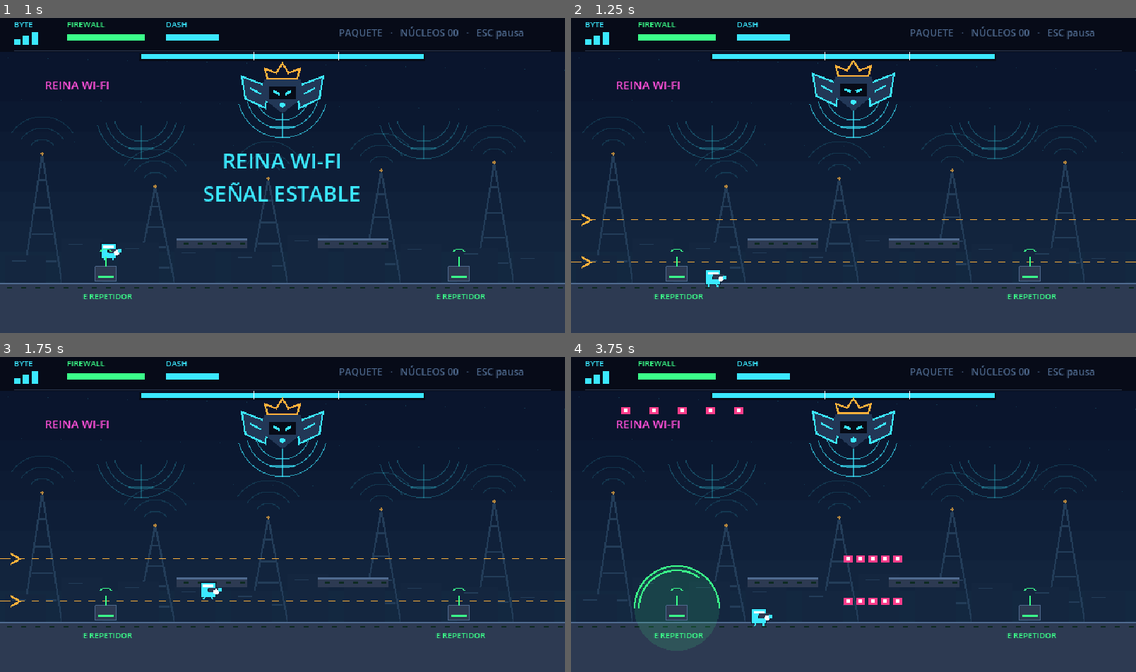
Above: before the commit, frames 1-4 (two rows, left to right).
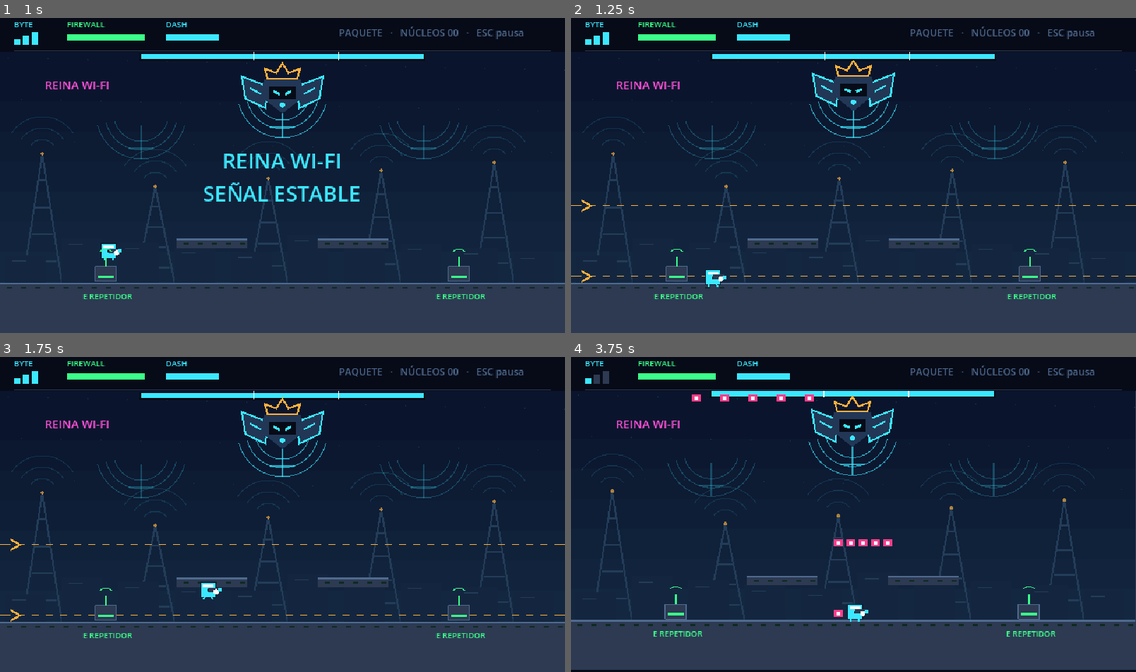
Above: after the commit, the same moments.

Repository: Cristhian-S1/packet-quest
Game: Godot game, scene res://scenes/bosses/WifiQueenBoss.tscn
The game is run twice, just before and just after one commit, with the same random seed, the same clock (stepped at 60 frames per second) and the same inputs. This scene is started directly instead of the project's main scene.
Inputs (mouse positions are in pixels of both pictures, inside the frame that each line leads up to):
- Up to frame 1 (1 s): tap Enter at 0.5 s; move the mouse to (406, 159) at 0.52 s; hold D (move_right) from 0.53 s (still down); tap S (aim_down) at 0.6 s; click (406, 159) at 0.67 s; tap Space (jump) at 0.77 s
- Up to frame 2 (1.25 s): keep holding D (move_right)
- Up to frame 3 (1.75 s): keep holding D (move_right); move the mouse to (169, 530) at 1.27 s; tap W (aim_up) at 1.35 s; tap Space (jump) at 1.52 s
- Up to frame 4 (3.75 s): move the mouse to (910, 442) at 2.02 s; release D (move_right) at 2.03 s; hold A (move_left) 2.03-2.78 s; tap K (dash) at 2.1 s; move the mouse to (825, 577) at 2.77 s; hold D (move_right) from 2.78 s (still down); tap E (interact) at 2.85 s; click (825, 577) at 2.92 s; tap Space (jump) at 3.02 s; move the mouse to (1023, 561) at 3.52 s; hold I (lock_aim) from 3.53 s (still down)

Frame 1 is identical in both runs. In frame 2, 0.5% of the frame differs, in the area x 0-100%, y 57-85%; in frame 3, 0.5%; in frame 4, 11%, in the area x 0-100%, y 4-100%.

Commit message:
fix(m8): ondas de la Reina justas y salida del nivel 2-1 probada caminando
Los carriles 280/232/184 no alcanzaban a Byte de pie (hurtbox y 290–304):
las ondas eran inofensivas sin saltar. Ahora 296/256/216 con parejas
alternas 'salta' (bajo+alto) y 'quieto' (medio+alto), nunca bajo+medio.

Co-Authored-By: Claude Opus 5.5 <noreply@anthropic.com>

Diff:
--- a/game/scripts/bosses/wifi_queen_boss.gd
+++ b/game/scripts/bosses/wifi_queen_boss.gd
@@ -13,7 +13,9 @@
 const PHASE_NAMES: Array[String] = ["Señal estable", "Itinerancia", "Interferencia"]
 const PHASE_COLORS: Array[Color] = [PQStyle.CYAN, PQStyle.MAGENTA, PQStyle.AMBER]
 const ANTENNAS: Array[Vector2] = [Vector2(160, 112), Vector2(320, 88), Vector2(480, 112)]
-const WAVE_LANES: Array[float] = [280.0, 232.0, 184.0]
+# Byte de pie ocupa y 290–304: el carril bajo obliga a saltar, el medio solo alcanza en el aire
+# y el alto queda sobre el pico del salto (~60 px). Ver wave_lanes().
+const WAVE_LANES: Array[float] = [296.0, 256.0, 216.0]
 const SIGNAL_PATTERN: Array[Attack] = [Attack.WAVES, Attack.PING]
 const ROAMING_PATTERN: Array[Attack] = [Attack.SPIRAL, Attack.TELEPORT, Attack.WAVES, Attack.TELEPORT,
 	Attack.SPIRAL, Attack.TELEPORT, Attack.PING, Attack.TELEPORT]
@@ -37,7 +39,6 @@
 
 var _sequence_index: int = 0
 var _wave_index: int = 0
-var _wave_first_lane: int = 0
 var _ping_x: float = 320.0
 var _spiral_sent: int = 0
 var _antenna: int = 1
@@ -54,6 +55,14 @@
 	if hp_ratio <= PHASE_THREE:
 		return 3
 	return 2 if hp_ratio <= PHASE_TWO else 1
+
+# Alterna "salta" (bajo + alto) y "quédate en el suelo" (medio + alto) cada dos oleadas, para que
+# no coincida siempre con el lado de salida. Nunca bajo y medio a la vez: no habría hueco seguro.
+static func wave_lanes(index: int) -> Array[int]:
+	var lanes: Array[int] = [0, 2]
+	if (index >> 1) & 1 == 1:
+		lanes = [1, 2]
+	return lanes
 
 static func interference_lanes(seed_index: int) -> Array[int]:
 	match posmod(seed_index, 3):
@@ -150,7 +159,7 @@
 	timer = WARNINGS[attack]
 	match attack:
 		Attack.WAVES:
-			_wave_first_lane = _wave_index % WAVE_LANES.size()
+			pass
 		Attack.PING:
 			_ping_x = clampf(player.global_position.x, 68.0, 572.0)
 		Attack.TELEPORT:
@@ -177,7 +186,7 @@
 
 func _fire_waves() -> void:
 	for index: int in range(2):
-		var y: float = WAVE_LANES[(_wave_first_lane + index) % WAVE_LANES.size()]
+		var y: float = WAVE_LANES[wave_lanes(_wave_index)[index]]
 		if phase == 2 or _wave_index % 2 == 0:
 			_wave_row(y, 1.0)
 		if phase == 2 or _wave_index % 2 == 1:
@@ -323,7 +332,7 @@
 	match attack:
 		Attack.WAVES:
 			for index: int in range(2):
-				var y: float = WAVE_LANES[(_wave_first_lane + index) % WAVE_LANES.size()]
+				var y: float = WAVE_LANES[wave_lanes(_wave_index)[index]]
 				draw_dashed_line(Vector2(0, y), Vector2(640, y), PQStyle.AMBER, 1, 8.0)
 				if phase == 2 or _wave_index % 2 == 0:
 					_draw_wave_arrow(Vector2(18, y), 1.0)
--- a/game/tests/test_world2.gd
+++ b/game/tests/test_world2.gd
@@ -114,6 +114,15 @@
 		var lanes: Array[int] = script.call(&"interference_lanes", seed_index)
 		check(lanes.size() == 2 and mini(lanes[0], lanes[1]) >= 0 and maxi(lanes[0], lanes[1]) <= 3
 			and absi(lanes[1] - lanes[0]) > 1, "Reina: franjas válidas y separadas para %d" % seed_index)
+	# Ondas justas: Byte de pie ocupa y 290–304 (hurtbox 10×14) y una bala mide 6 px de alto.
+	var lanes_y: Array = script.get(&"WAVE_LANES") if script.get(&"WAVE_LANES") != null else []
+	if lanes_y.size() == 3:
+		check(lanes_y[0] + 3.0 > 290.0, "Reina: el carril bajo alcanza a Byte de pie")
+		check(lanes_y[1] + 3.0 < 290.0 and lanes_y[2] + 3.0 < 290.0, "Reina: los carriles medio y alto no alcanzan a Byte de pie")
+		check(lanes_y[2] + 3.0 < 304.0 - 60.0 - 14.0, "Reina: el carril alto queda sobre el pico del salto")
+	for wave_index: int in range(12):
+		var pair: Array[int] = script.call(&"wave_lanes", wave_index)
+		check(pair.size() == 2 and not (0 in pair and 1 in pair), "Reina: ondas %d nunca usan a la vez los carriles bajo y medio" % wave_index)
 	tree.root.add_child(boss)
 	var player: PacketPlayer = boss.get("player") as PacketPlayer
 	var pool: ProjectilePool = boss.get("pool") as ProjectilePool
@@ -203,8 +212,17 @@
 	check(puzzle.is_solved and puzzle.door.opened and GameState.puzzle_complete, "siete disparos reales abren la compuerta")
 	if not puzzle.is_solved:
 		return
-	player.position = Vector2(World2Level1.WIDTH, 296)
-	await tree.scene_changed
+	# Byte llega caminando a la salida (en M1 un muro la hacía inalcanzable).
+	player.position = Vector2(World2Level1.WIDTH - 80, 296)
+	player.velocity = Vector2.ZERO
+	Input.action_press(&"move_right")
+	for _frame: int in range(90):
+		await tree.physics_frame
+		if tree.current_scene is WifiQueenBoss:
+			break
+	Input.action_release(&"move_right")
+	if not (tree.current_scene is WifiQueenBoss):
+		await tree.process_frame
 	var queen: WifiQueenBoss = tree.current_scene as WifiQueenBoss
 	check(queen != null and GameState.current_world == 2 and GameState.in_boss, "la compuerta abre la arena de la Reina")
 	if queen == null:
